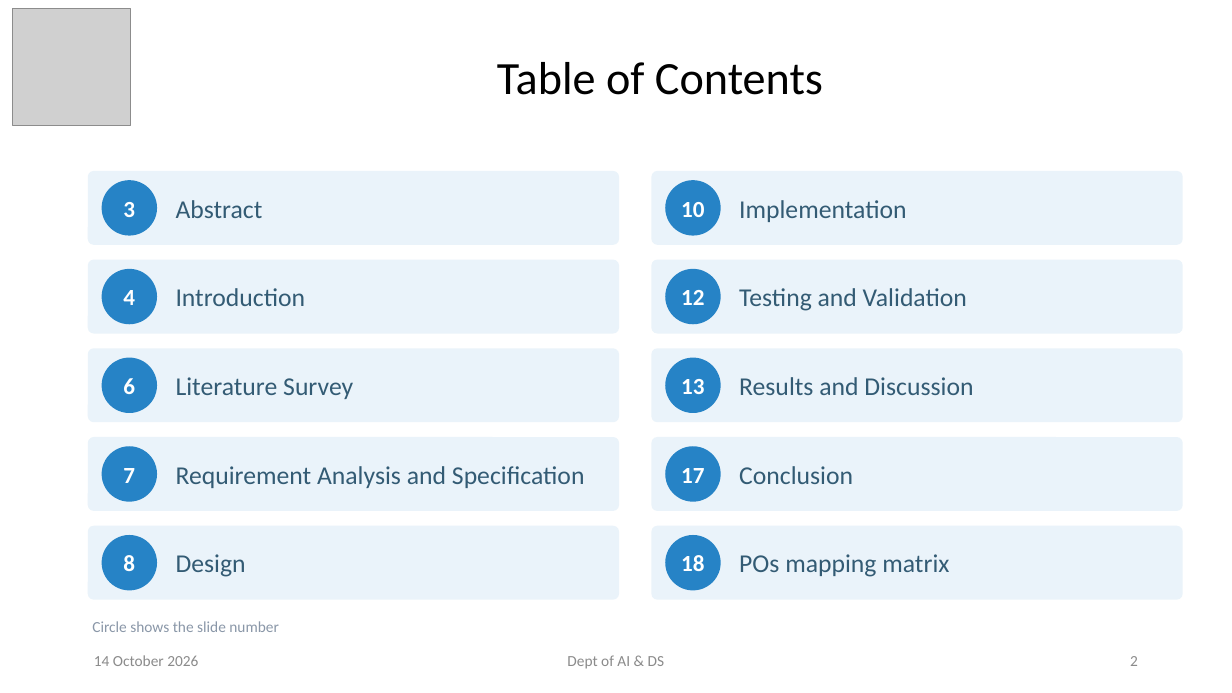
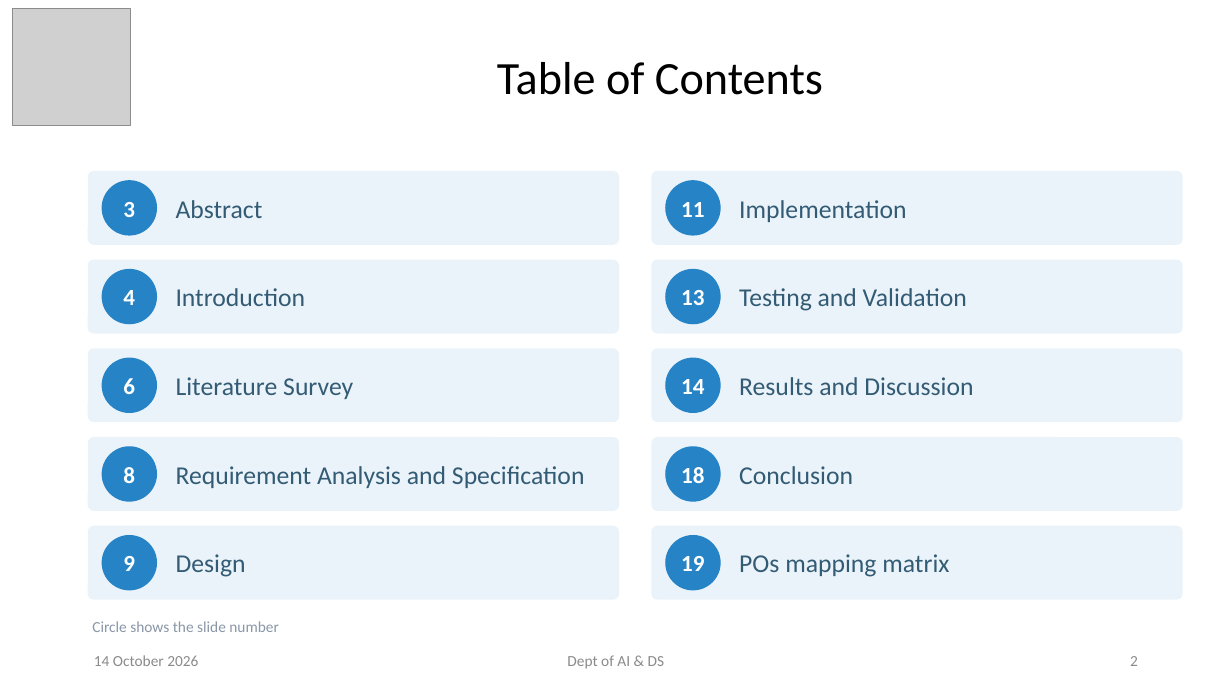
Before and after one commit to NitinHarsur/BIO-AlGO, a slide deck: slide 2 of presentation/SwarmFolio_Final_Presentation.pptx. Drawn at 1232x693 pixels with LibreOffice and Linux fonts; fonts in the diff are those of the drawing; grey boxes stand for pictures. Boxes give left, top, right and bottom in pixels: in the first picture for what was removed or moved away, otherwise in the second. Text is boxed around its words. In the diff, an @@ line names an element or a change of style, - is before the commit and + after.

```diff
--- a/presentation/SwarmFolio_Final_Presentation.pptx
+++ b/presentation/SwarmFolio_Final_Presentation.pptx
@@ text in ellipse at [681,202,704,217]: text changed @@
-10
+11
@@ ellipse removed at [665,269,721,324] @@
-12
@@ ellipse added at [665,358,721,413], fill #2683C6, 18 pt, text #FFFFFF, bold @@
+14
@@ ellipse removed at [102,446,157,502] @@
-7
@@ 3 ellipses: place and size @@
-3 ellipses at [102,358,721,591]
+3 ellipses at [102,269,721,502]
@@ ellipse removed at [665,446,721,502] @@
-17
@@ ellipse added at [102,535,157,591], fill #2683C6, 18 pt, text #FFFFFF, bold @@
+9
@@ ellipse added at [665,535,721,591], fill #2683C6, 18 pt, text #FFFFFF, bold @@
+19
```
Also in this commit, not shown: 1 other slide changed, 1 slide added, 1 other file.
